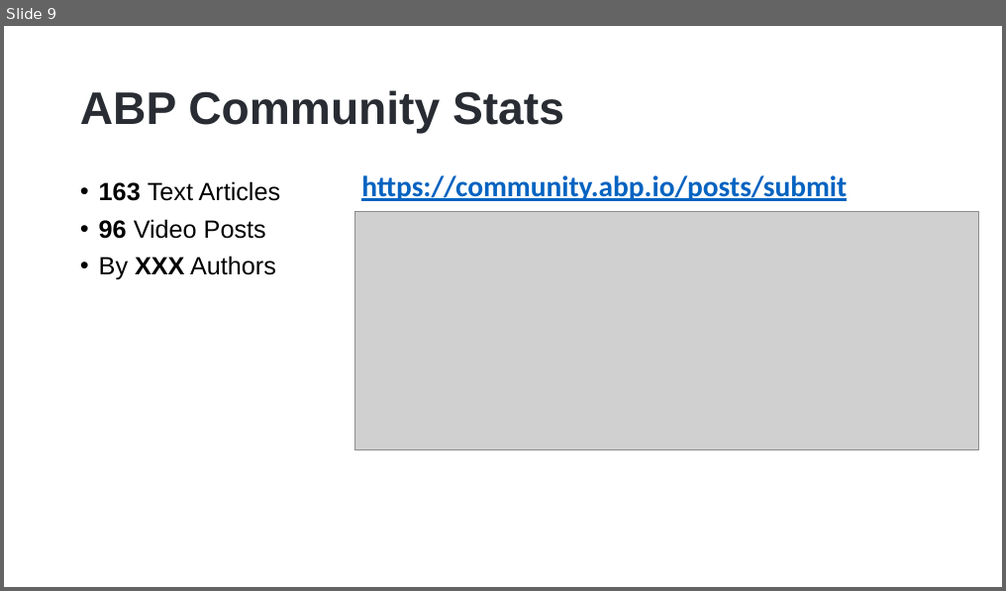
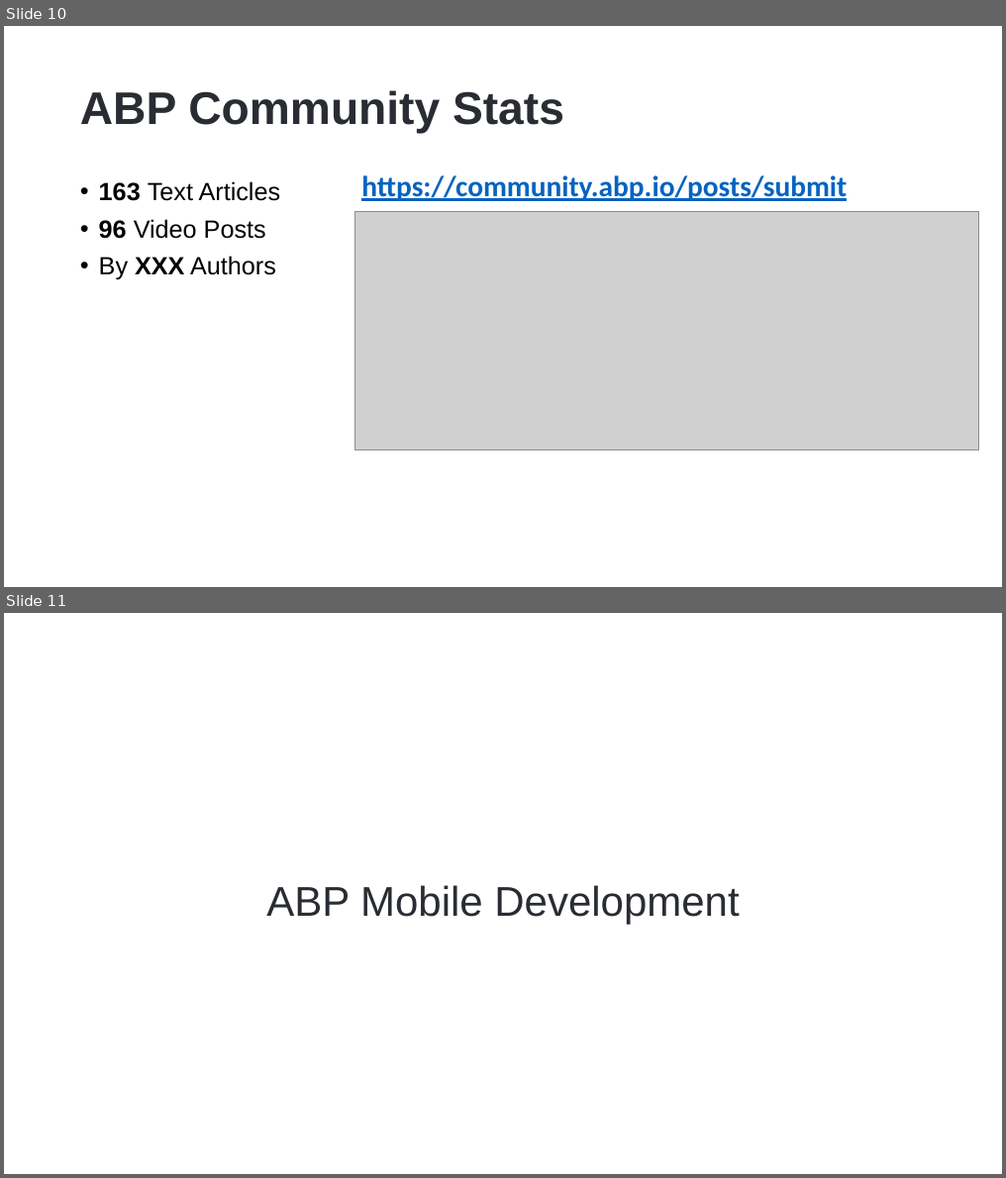
Before and after one commit to hikalkan/presentations, a slide deck: 2023-07-27 ABP Community Talks 2023.5/ABP Mobile Options.pptx. Shown one above the other, each under a label of ours: slide 9 before the commit, slides 10 and 11 after it. The pictures are 1006x591 and 1006x1178 pixels, drawn with LibreOffice and Linux fonts; fonts in the diff are those of the drawing; grey boxes stand for pictures; background and template pictures are left out. Boxes give left, top, right and bottom in pixels: in the first picture for what was removed or moved away, otherwise in the second. Text is boxed around its words. In the diff, an @@ line names an element or a change of style, - is before the commit and + after.

```diff
--- a/2023-07-27 ABP Community Talks 2023.5/ABP Mobile Options.pptx
+++ b/2023-07-27 ABP Community Talks 2023.5/ABP Mobile Options.pptx
@@ slide 11 added at bbox=[4, 613, 1002, 1174], background picture (left out) @@
@@ title added at bbox=[266, 885, 739, 925], 40 pt, text #292D33 @@
+ABP Mobile Development
@@ what was slide 9 is now slide 10 @@
```
Also in this commit, not shown: 1 slide changed, 5 other slides added, 8 slides removed.
